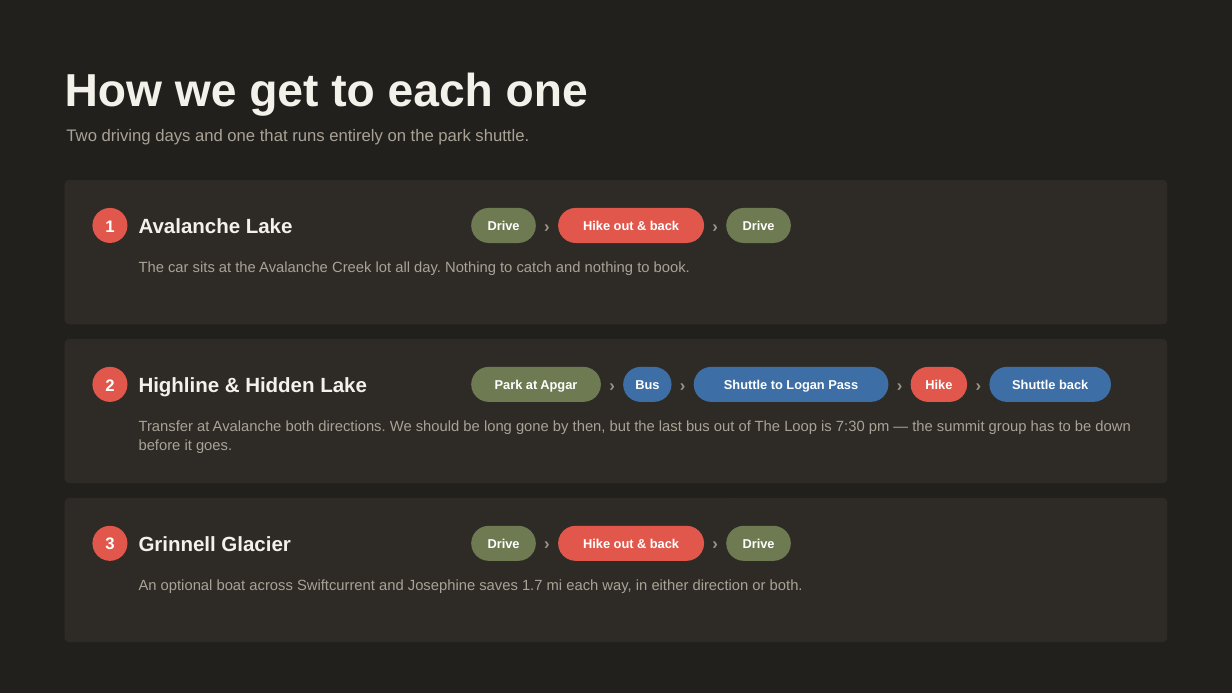
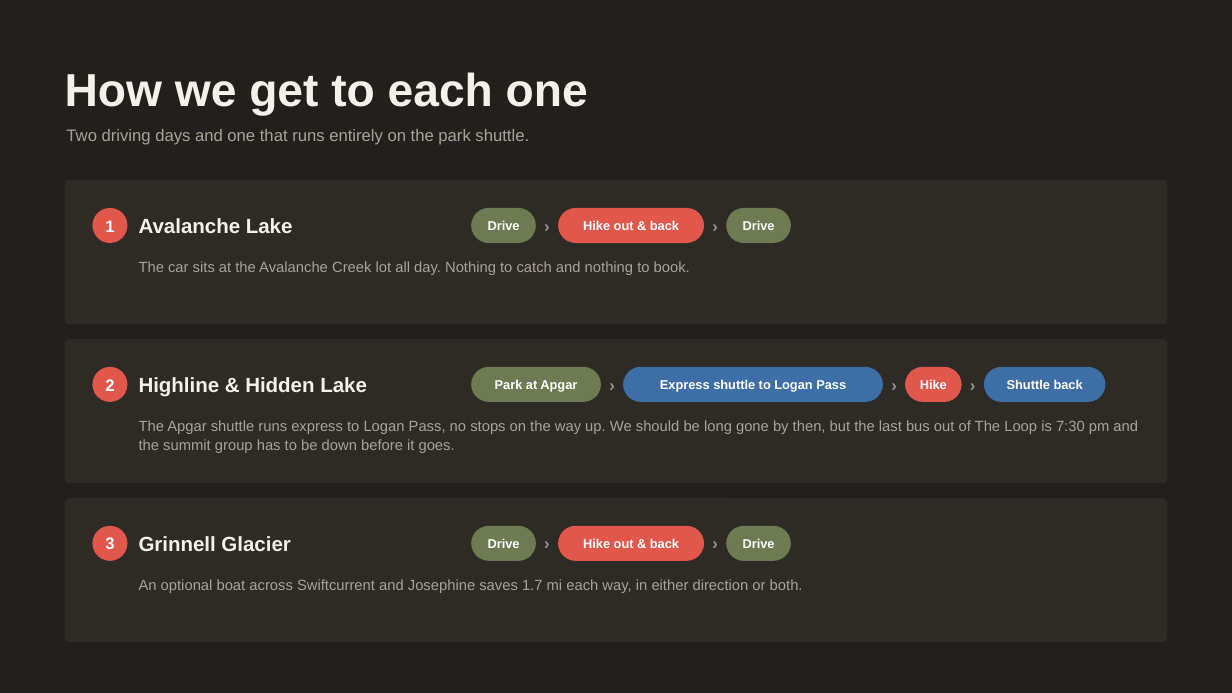
Before and after one commit to ananatalie828-prog/paper-trail, a slide deck: slide 6 of hikes/slides/glacier-hikes.pptx. Drawn at 1232x693 pixels with LibreOffice and Linux fonts; fonts in the diff are those of the drawing. Boxes give left, top, right and bottom in pixels: in the first picture for what was removed or moved away, otherwise in the second. Text is boxed around its words. In the diff, an @@ line names an element or a change of style, - is before the commit and + after.

```diff
--- a/hikes/slides/glacier-hikes.pptx
+++ b/hikes/slides/glacier-hikes.pptx
@@ rounded rectangle: place and size @@
-rounded rectangle at <box>694,367,889,402</box>
+rounded rectangle at <box>623,367,883,402</box>
@@ rounded rectangle removed at <box>623,367,671,402</box> @@
@@ text removed at <box>635,380,659,389</box> @@
-Bus
@@ text at <box>660,379,846,392</box>: text changed @@
-Shuttle to Logan Pass
+Express shuttle to Logan Pass
@@ text removed at <box>672,367,694,402</box> @@
-›
@@ 4 texts, 2 rounded rectangles: place and size @@
-4 texts, 2 rounded rectangles at <box>889,367,1112,402</box>
+4 texts, 2 rounded rectangles at <box>884,367,1106,402</box>
@@ text at <box>139,420,1138,453</box>: text changed @@
-Transfer at Avalanche both directions. We should be long gone by then, but the last bus out of The Loop is 7:30 pm — the summit group has to be down before it goes.
+The Apgar shuttle runs express to Logan Pass, no stops on the way up. We should be long gone by then, but the last bus out of The Loop is 7:30 pm and the summit group has to be down before it goes.
```
Also in this commit, not shown: 1 other slide changed, 12 other files.
